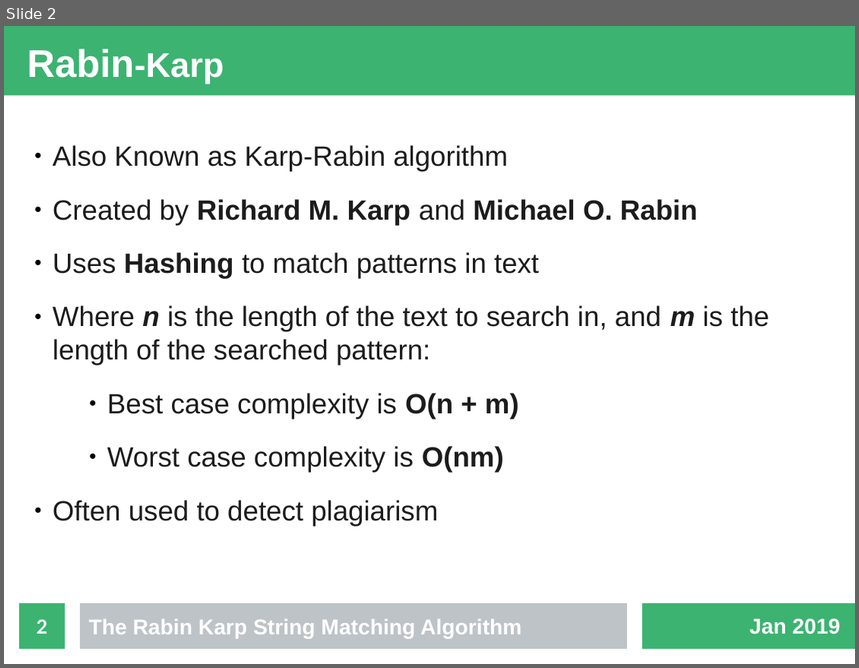
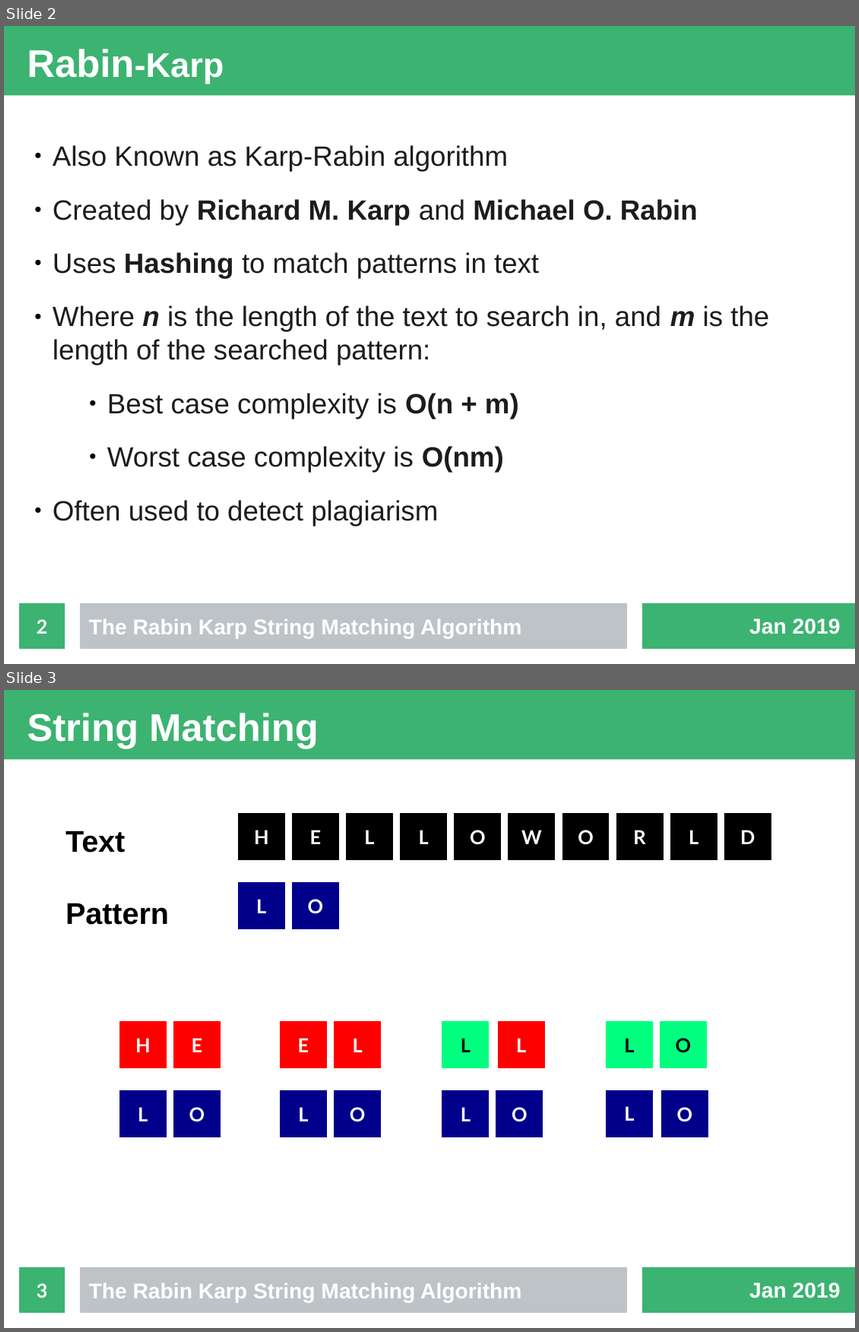
Before and after one commit to fennecinspace/Rabin-Karp, a slide deck: presentation/presentation.odp. Shown one above the other, each under a label of ours: slide 2 before the commit, slides 2 and 3 after it. The pictures are 859x668 and 859x1332 pixels, drawn with LibreOffice and Linux fonts; fonts in the diff are those of the drawing. Boxes give left, top, right and bottom in pixels: in the first picture for what was removed or moved away, otherwise in the second. Text is boxed around its words. In the diff, an @@ line names an element or a change of style, - is before the commit and + after.

```diff
--- a/presentation/presentation.odp
+++ b/presentation/presentation.odp
@@ slide 3 added at box(4, 690, 855, 1328), background #FFFFFF; not listed: 3 template elements that a slide beside it also shows @@
@@ title added at box(27, 713, 319, 749), 36 pt, text #FFFFFF, bold @@
+String Matching
@@ rectangle added at box(239, 814, 285, 860), fill #000000, outline #000000 0 pt, 18 pt, text #FFFFFF, bold @@
+H
@@ rectangle added at box(293, 814, 339, 860), fill #000000, outline #000000 0 pt, 18 pt, text #FFFFFF, bold @@
+E
@@ rectangle added at box(347, 814, 393, 860), fill #000000, outline #000000 0 pt, 18 pt, text #FFFFFF, bold @@
+L
@@ rectangle added at box(401, 814, 447, 860), fill #000000, outline #000000 0 pt, 18 pt, text #FFFFFF, bold @@
+L
@@ rectangle added at box(455, 814, 502, 860), fill #000000, outline #000000 0 pt, 18 pt, text #FFFFFF, bold @@
+O
@@ rectangle added at box(509, 814, 556, 860), fill #000000, outline #000000 0 pt, 18 pt, text #FFFFFF, bold @@
+W
@@ rectangle added at box(563, 814, 610, 860), fill #000000, outline #000000 0 pt, 18 pt, text #FFFFFF, bold @@
+O
@@ rectangle added at box(617, 814, 664, 860), fill #000000, outline #000000 0 pt, 18 pt, text #FFFFFF, bold @@
+R
@@ rectangle added at box(671, 814, 718, 860), fill #000000, outline #000000 0 pt, 18 pt, text #FFFFFF, bold @@
+L
@@ rectangle added at box(725, 814, 772, 860), fill #000000, outline #000000 0 pt, 18 pt, text #FFFFFF, bold @@
+D
@@ text added at box(66, 831, 169, 925), 28 pt, text #000000, bold @@
+Text
+Pattern
@@ rectangle added at box(239, 883, 285, 929), fill #00008B, outline #00008B 0 pt, 18 pt, text #FFFFFF, bold @@
+L
@@ rectangle added at box(293, 883, 339, 929), fill #00008B, outline #00008B 0 pt, 18 pt, text #FFFFFF, bold @@
+O
@@ rectangle added at box(120, 1022, 166, 1068), fill #FF0000, outline #FF0000 0 pt, 18 pt, text #FFFFFF, bold @@
+H
@@ rectangle added at box(174, 1022, 221, 1068), fill #FF0000, outline #FF0000 0 pt, 18 pt, text #FFFFFF, bold @@
+E
@@ rectangle added at box(281, 1022, 327, 1068), fill #FF0000, outline #FF0000 0 pt, 18 pt, text #FFFFFF, bold @@
+E
@@ rectangle added at box(335, 1022, 381, 1068), fill #FF0000, outline #FF0000 0 pt, 18 pt, text #FFFFFF, bold @@
+L
@@ rectangle added at box(443, 1022, 489, 1068), fill #00FF7F, outline #00FF7F 0 pt, 18 pt, text #000000, bold @@
+L
@@ rectangle added at box(498, 1022, 544, 1068), fill #FF0000, outline #FF0000 0 pt, 18 pt, text #FFFFFF, bold @@
+L
@@ rectangle added at box(607, 1022, 653, 1068), fill #00FF7F, outline #00FF7F 0 pt, 18 pt, text #000000, bold @@
+L
@@ rectangle added at box(661, 1022, 707, 1068), fill #00FF7F, outline #00FF7F 0 pt, 18 pt, text #000000, bold @@
+O
@@ rectangle added at box(120, 1091, 166, 1138), fill #00008B, outline #00008B 0 pt, 18 pt, text #FFFFFF, bold @@
+L
@@ rectangle added at box(174, 1091, 221, 1138), fill #00008B, outline #00008B 0 pt, 18 pt, text #FFFFFF, bold @@
+O
@@ rectangle added at box(281, 1091, 327, 1138), fill #00008B, outline #00008B 0 pt, 18 pt, text #FFFFFF, bold @@
+L
@@ rectangle added at box(335, 1091, 381, 1138), fill #00008B, outline #00008B 0 pt, 18 pt, text #FFFFFF, bold @@
+O
@@ rectangle added at box(443, 1091, 489, 1138), fill #00008B, outline #00008B 0 pt, 18 pt, text #FFFFFF, bold @@
+L
@@ rectangle added at box(496, 1091, 543, 1138), fill #00008B, outline #00008B 0 pt, 18 pt, text #FFFFFF, bold @@
+O
@@ rectangle added at box(607, 1091, 653, 1137), fill #00008B, outline #00008B 0 pt, 18 pt, text #FFFFFF, bold @@
+L
@@ rectangle added at box(662, 1091, 709, 1138), fill #00008B, outline #00008B 0 pt, 18 pt, text #FFFFFF, bold @@
+O
@@ page number added at box(19, 1268, 65, 1313), fill #3CB371, 18 pt, text #FFFFFF, bold @@
+3
@@ text added at box(89, 1284, 522, 1303), 20 pt, text #FFFFFF, bold @@
+The Rabin Karp String Matching Algorithm
@@ text added at box(750, 1283, 841, 1299), 20 pt, text #FFFFFF, bold @@
+Jan 2019
```
Also in this commit, not shown: 1 slide changed, 3 other slides added, 1 slide removed.
